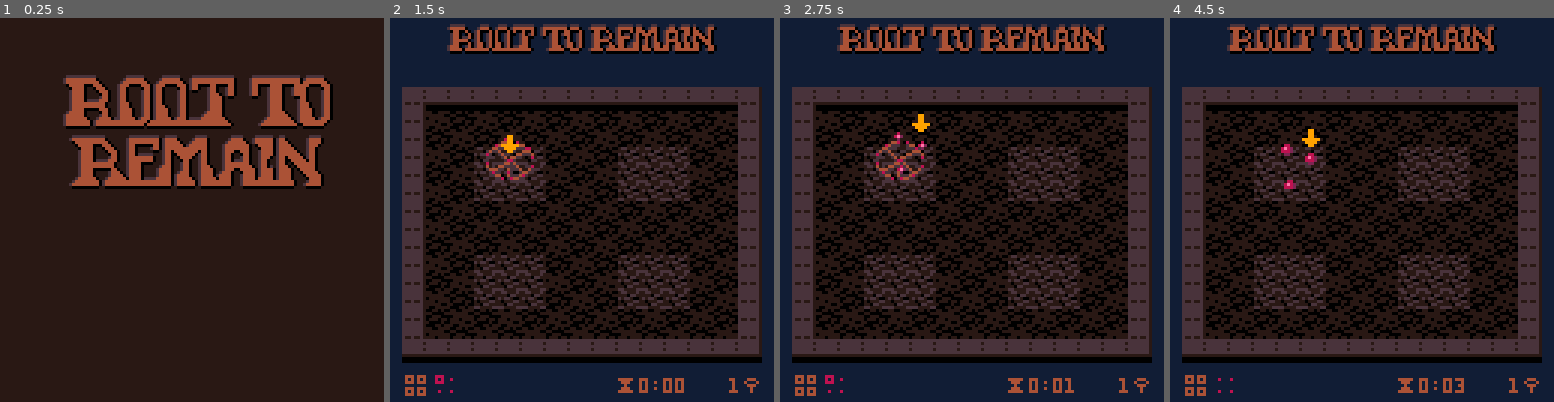
Above: before the commit, frames 1-4 (left to right).
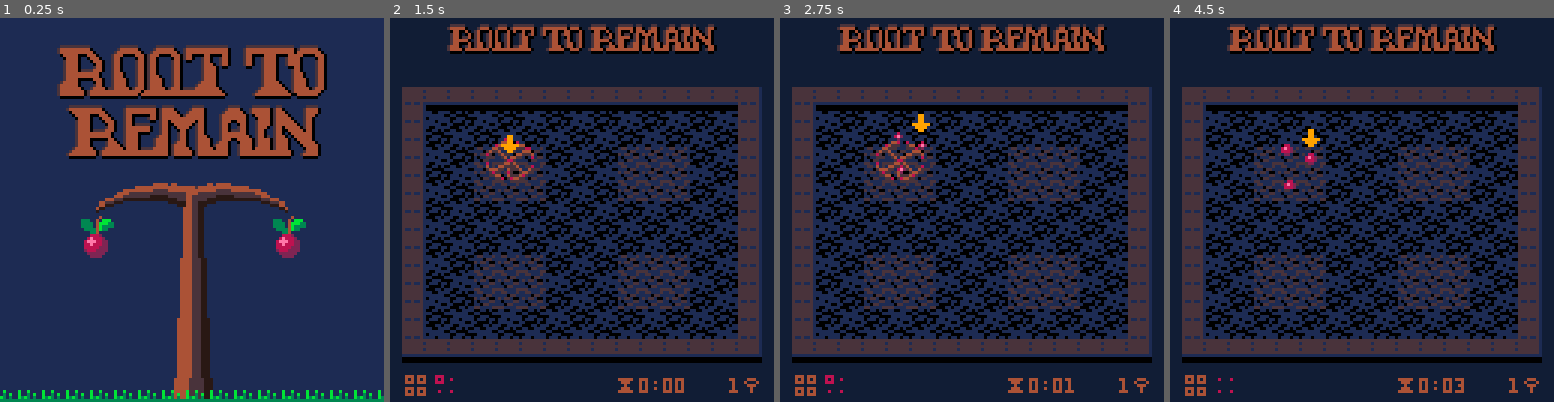
Above: after the commit, the same moments.

Repository: erwinbonsma/WhereToRootPico8
Game: PICO-8 cartridge wheretoroot.p8
Same seed, same stepped clock (60 frames per second), same inputs: the game is played once before the commit and once after it.
Inputs:
- Up to frame 1 (0.25 s): no input
- Up to frame 2 (1.5 s): tap X (X key) at 0.33, 1.07 s; tap O (Z key) at 0.7 s
- Up to frame 3 (2.75 s): hold Right 1.6-2.1 s; tap O (Z key) at 1.7, 2.1, 2.5 s; tap X (X key) at 1.85 s; hold Up 2.15-2.42 s; hold Right from 2.47 s (still down)
- Up to frame 4 (4.5 s): tap O (Z key) every 0.4 s from 2.9 to 4.1 s; tap X (X key) at 2.97, 4.08 s; release Right at 3.03 s; hold Left 3.08-3.58 s; hold Down 3.63-3.97 s; hold Right from 4.02 s (still down)

The runs differ from the first frame. In frame 1, 95% of the frame differs, in the area x 0-100%, y 0-100%; in frame 2, 32%; in frame 3, 32%; in frame 4, 32%.

Commit message:
wip: basic tree

Diff:
--- a/wheretoroot.p8
+++ b/wheretoroot.p8
@@ -2519,6 +2519,15 @@
 end
 
 function title:draw()
+ pal(1)
+ pal({
+  [8]=-8, --dark red
+  [5]=-11,--dark grey (tree)
+  [10]=-5,--med. green
+  [6]=-15,--dark blue
+  [15]=-16--dark brown (bg)
+ },1)
+
  cls(1)
 
  for f in all({
@@ -2530,13 +2539,115 @@
   color(f[3])
 
   self:_drawlogo(
-   22+dx,20+dy,0,16,43,7
+   20+dx,10+dy,0,16,43,7
   )
   self:_drawlogo(
-   23+dx,40+dy,46,16,42,7
+   22+dx,30+dy,46,16,42,7
   )
  end
-end
+
+ pal(player_pals[1],0)
+ pal(1,6,0)
+ spr(200,24,64,2,2)
+ spr(200,88,64,2,2)
+ pal(0)
+
+ for y=56,127 do
+  local w=ceil((y-59)/20)+2
+  local xa=64-w
+  local xb=64+w
+  local x1=(xa*3+xb*2)/5
+  local x2=(xa+xb*4)/5
+  line(x1,y,x2,y,5)
+  line(xa,y,flr(x1),y,4)
+  line(ceil(x2),y,xb,y,15)
+ end
+
+ for i=0,31 do
+  local h=1+i/6
+  local ya=64+flr(sin(i/64)*4)
+  local yb=ya-h
+  local y1=(ya*3+yb)/4
+  local y2=(ya+yb*3)/4
+  local x1=32+i
+  local x2=95-i
+  if i<=29 then
+   line(x1,y1,x1,y2,5)
+   line(x1,ya,x1,ceil(y1),15)
+   line(x2,y1,x2,y2,5)
+   line(x2,ya,x2,ceil(y1),15)
+  end
+  line(x1,flr(y2),x1,yb,4)
+
+  line(x2,flr(y2),x2,yb,4)
+ end
+
+ for i=0,15 do
+  spr(206,i*8,120)
+ end
+end
+…(62 lines of a section not shown)…
 
 
 
Not shown, changed: 124 lines of the sprite sheet (__gfx__) section of wheretoroot.p8
